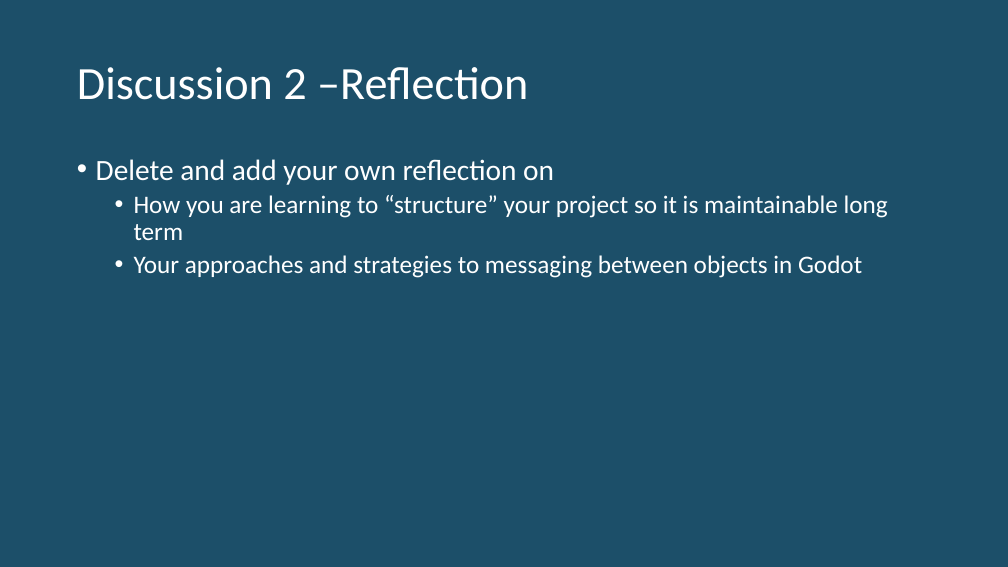
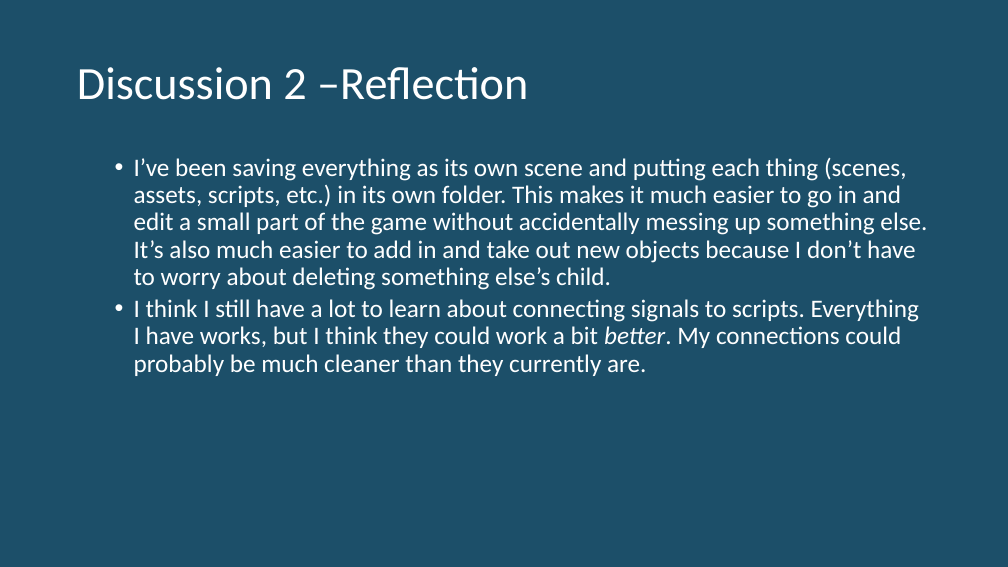
Before and after one commit to spencersmith24/CS315_Project1, a slide deck: slide 13 of CS315 P1 Production.pptx. Drawn at 1008x567 pixels with LibreOffice and Linux fonts; fonts in the diff are those of the drawing. Boxes give left, top, right and bottom in pixels: in the first picture for what was removed or moved away, otherwise in the second. Text is boxed around its words. In the diff, an @@ line names an element or a change of style, - is before the commit and + after.

```diff
--- a/CS315 P1 Production.pptx
+++ b/CS315 P1 Production.pptx
@@ text at <box>134,157,927,376</box>: text changed @@
-• Delete and add your own reflection on
-  • How you are learning to “structure” your project so it is maintainable long term
-  • Your approaches and strategies to messaging between objects in Godot
+  • I’ve been saving everything as its own scene and putting each thing (scenes, assets, scripts, etc.) in its own folder. This makes it much easier to go in and edit a small part of the game without accidentally messing up something else. It’s also much easier to add in and take out new objects because I don’t have to worry about deleting something else’s child.
+  • I think I still have a lot to learn about connecting signals to scripts. Everything I have works, but I think they could work a bit better. My connections could probably be much cleaner than they currently are.
```
Also in this commit, not shown: 4 other slides changed, 8 other files.
